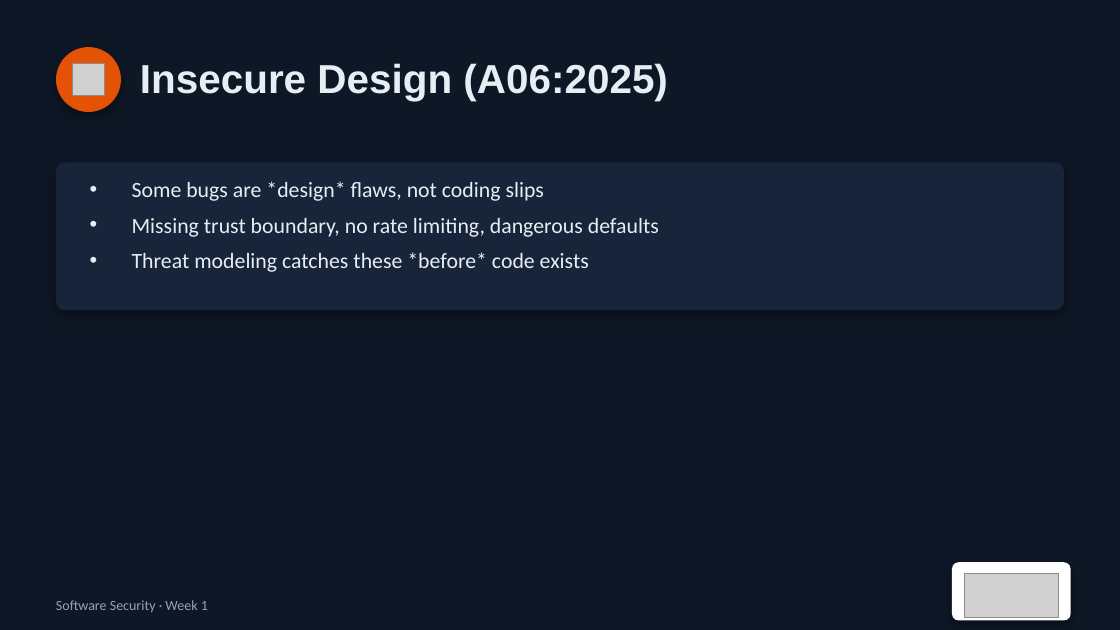
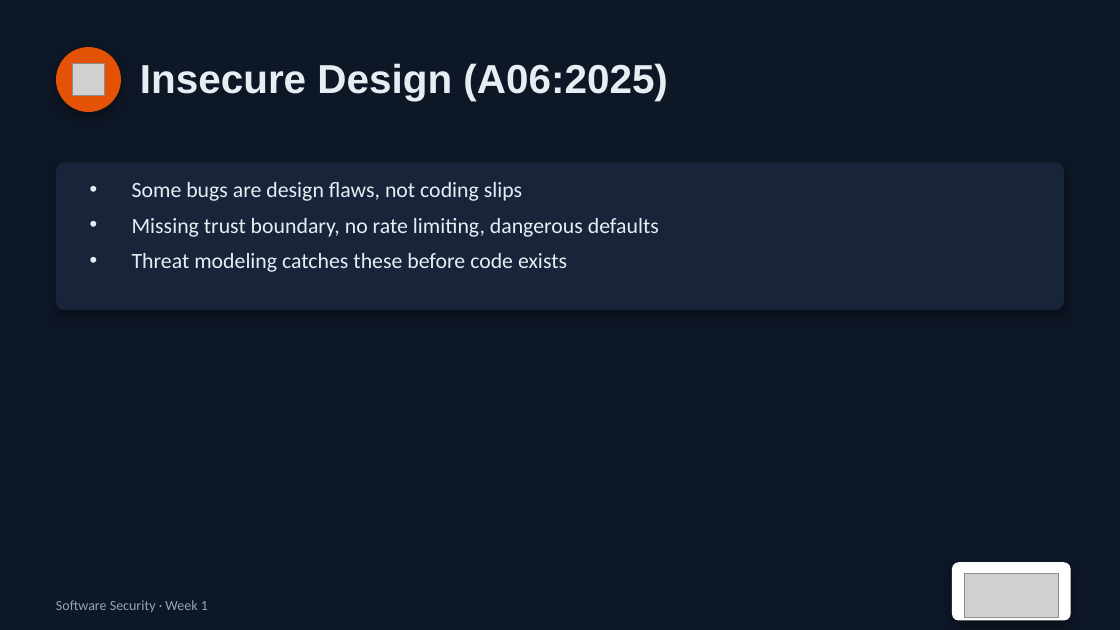
Before and after one commit to nutthakorn7/software-security, a slide deck: slide 10 of slides/pptx/week01.pptx. Drawn at 1120x630 pixels with LibreOffice and Linux fonts; fonts in the diff are those of the drawing; grey boxes stand for pictures. Boxes give left, top, right and bottom in pixels: in the first picture for what was removed or moved away, otherwise in the second. Text is boxed around its words. In the diff, an @@ line names an element or a change of style, - is before the commit and + after.

```diff
--- a/slides/pptx/week01.pptx
+++ b/slides/pptx/week01.pptx
@@ text at box(132, 182, 522, 201): text changed @@
-• Some bugs are *design* flaws, not coding slips
+• Some bugs are design flaws, not coding slips
@@ text at box(132, 253, 567, 272): text changed @@
-• Threat modeling catches these *before* code exists
+• Threat modeling catches these before code exists
```
Also in this commit, not shown: 1 other slide changed, 1 slide added, 20 other files.
